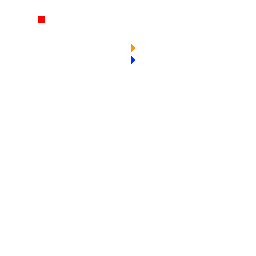
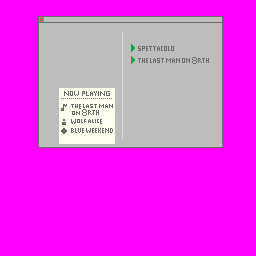
Before/after of a 256x256 layered artwork. What changed in the layer stack:
hid "collision map" (1st of 3, in "Music") over [left=0, top=0, right=256, bottom=256]
showed "now playing bw", painted on it over [left=59, top=88, right=115, bottom=144]
painted on "play" over [left=138, top=57, right=209, bottom=64]
hid "Layer 2" over [left=44, top=25, right=217, bottom=144]
hid "top bar" over [left=2, top=1, right=239, bottom=40]
hid "icons" over [left=3, top=13, right=233, bottom=91]
hid "Layer 1" over [left=0, top=0, right=240, bottom=160]
